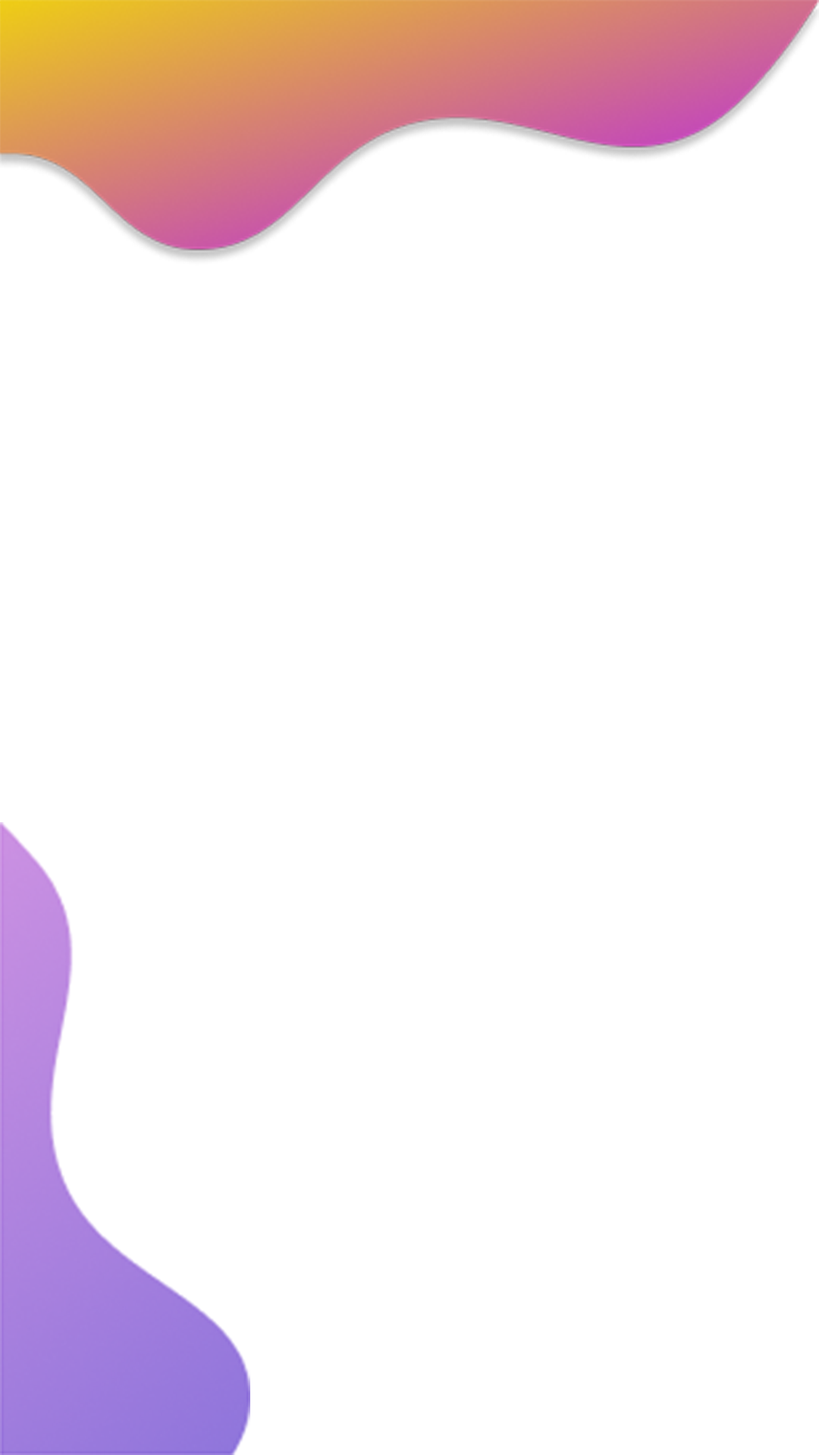
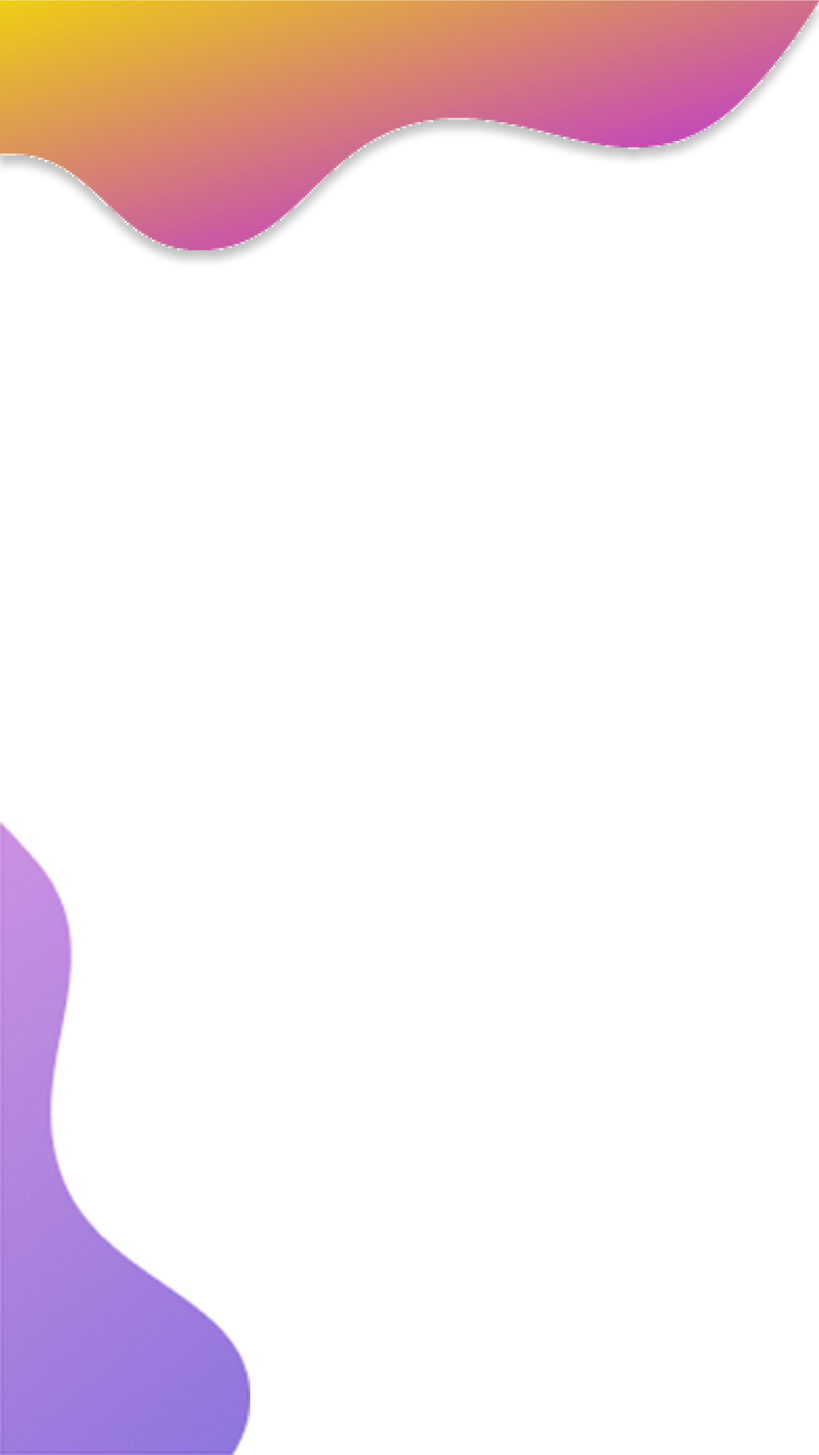
Before/after of a 819px x 1455px layered artwork. What changed in the layer stack:
added layer "Vector 1" above "bg-2" over [0, 0, 819, 267]
hid "bg-1" over [0, 0, 819, 267]
